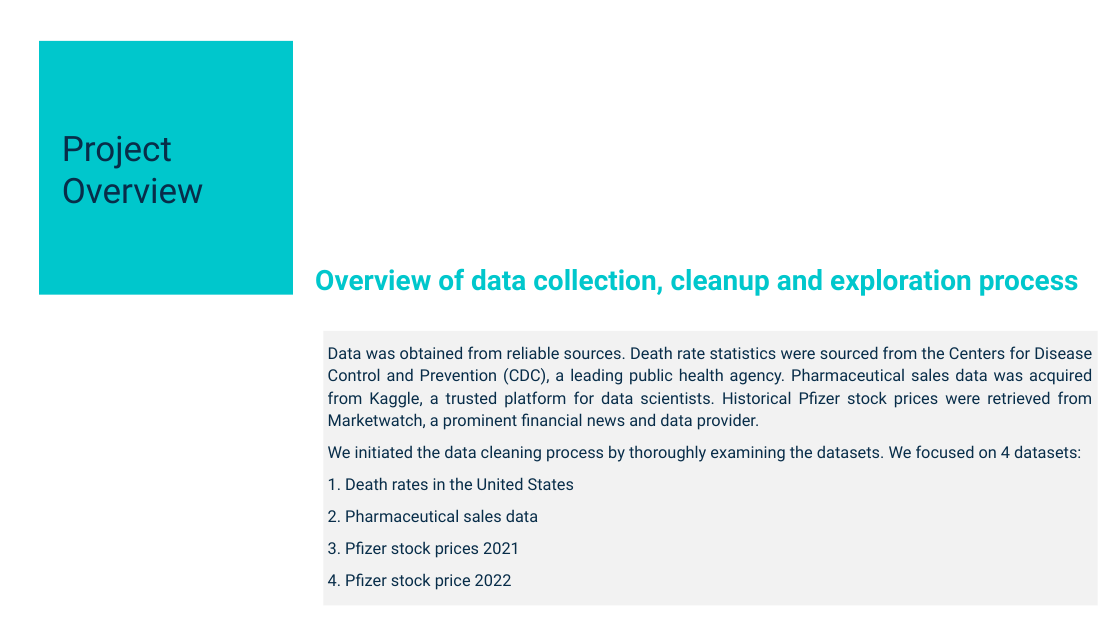
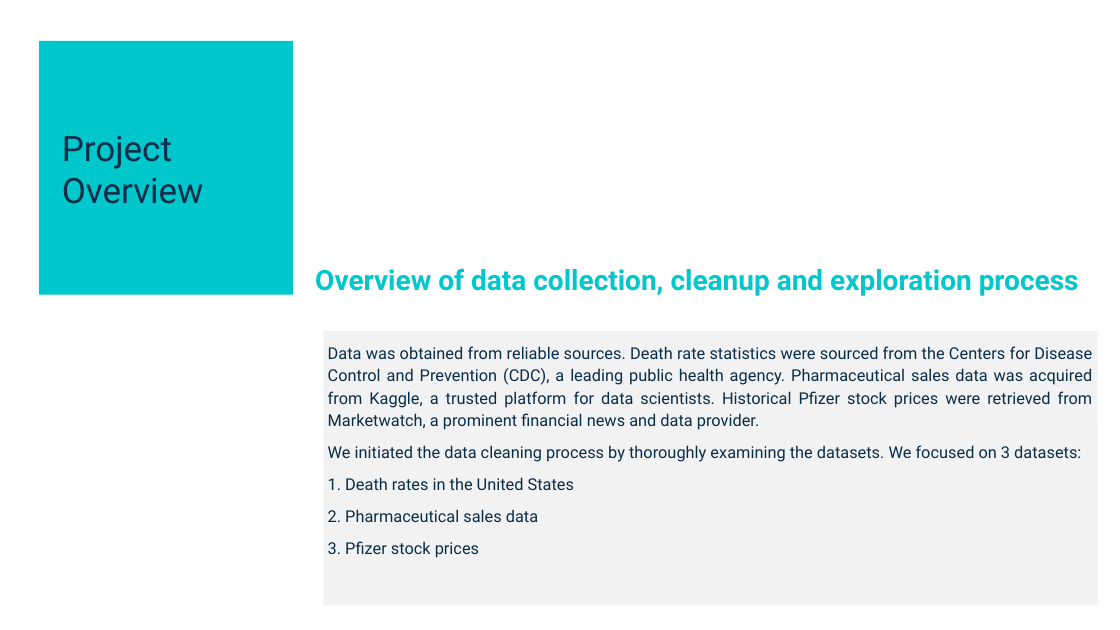
Before and after one commit to Birdfeathers/Project1--Healthcare_Devices, a slide deck: slide 4 of AI_Bootcamp_Project_1_Template - DRAFT FOR REVIEW 10.21.24.pptx. Drawn at 1120x630 pixels with LibreOffice and Linux fonts; fonts in the diff are those of the drawing. Boxes give left, top, right and bottom in pixels: in the first picture for what was removed or moved away, otherwise in the second. Text is boxed around its words. In the diff, an @@ line names an element or a change of style, - is before the commit and + after.

```diff
--- a/AI_Bootcamp_Project_1_Template - DRAFT FOR REVIEW 10.21.24.pptx
+++ b/AI_Bootcamp_Project_1_Template - DRAFT FOR REVIEW 10.21.24.pptx
@@ text at (328, 445, 1081, 462): text changed @@
-We initiated the data cleaning process by thoroughly examining the datasets. We focused on 4 datasets:
+We initiated the data cleaning process by thoroughly examining the datasets. We focused on 3 datasets:
@@ text at (328, 541, 479, 558): text changed @@
-3. Pfizer stock prices 2021
-4. Pfizer stock price 2022
+3. Pfizer stock prices
```
Also in this commit, not shown: 9 other slides changed, 2 slides added.
